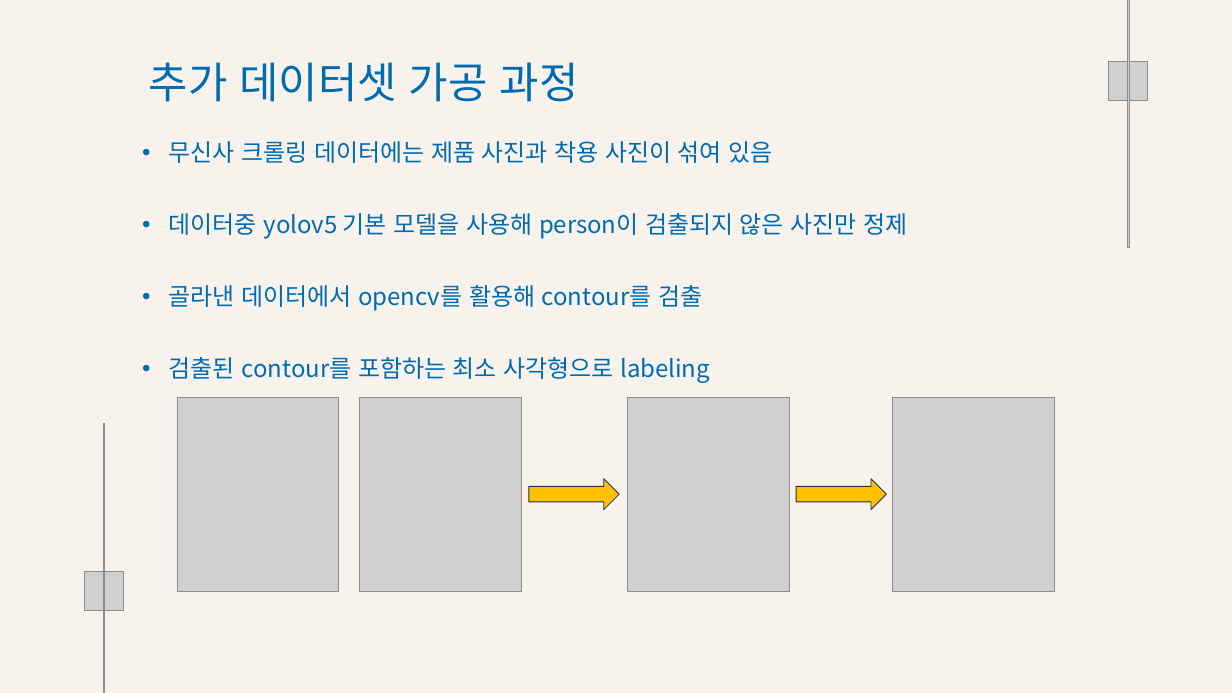
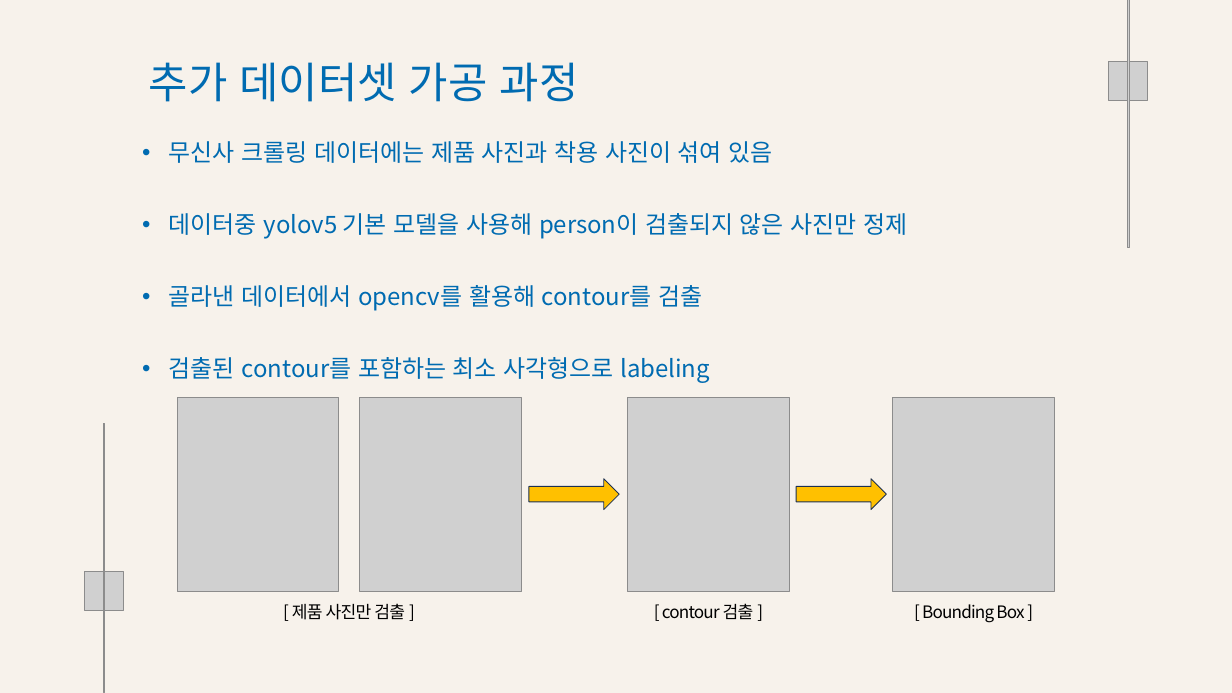
Before and after one commit to Playdata-G-DA35/DA35-final-team2-Item_Classification_RPA, a slide deck: slide 20 of documents/Clothes Detection 모델 결과 보고서.pptx. Drawn at 1232x693 pixels with LibreOffice and Linux fonts; fonts in the diff are those of the drawing; grey boxes stand for pictures; background and template pictures are left out. Boxes give left, top, right and bottom in pixels: in the first picture for what was removed or moved away, otherwise in the second. Text is boxed around its words. In the diff, an @@ line names an element or a change of style, - is before the commit and + after.

```diff
--- a/documents/Clothes Detection 모델 결과 보고서.pptx
+++ b/documents/Clothes Detection 모델 결과 보고서.pptx
@@ text added at <box>292,603,405,620</box>, 20 pt, text #000000 @@
+[ 제품 사진만 검출 ]
@@ text added at <box>662,603,754,620</box>, 20 pt, text #000000 @@
+[ contour 검출 ]
@@ text added at <box>922,604,1024,623</box>, 20 pt, text #000000 @@
+[ Bounding Box ]
```
Also in this commit, not shown: 16 other slides changed, 6 other files.
